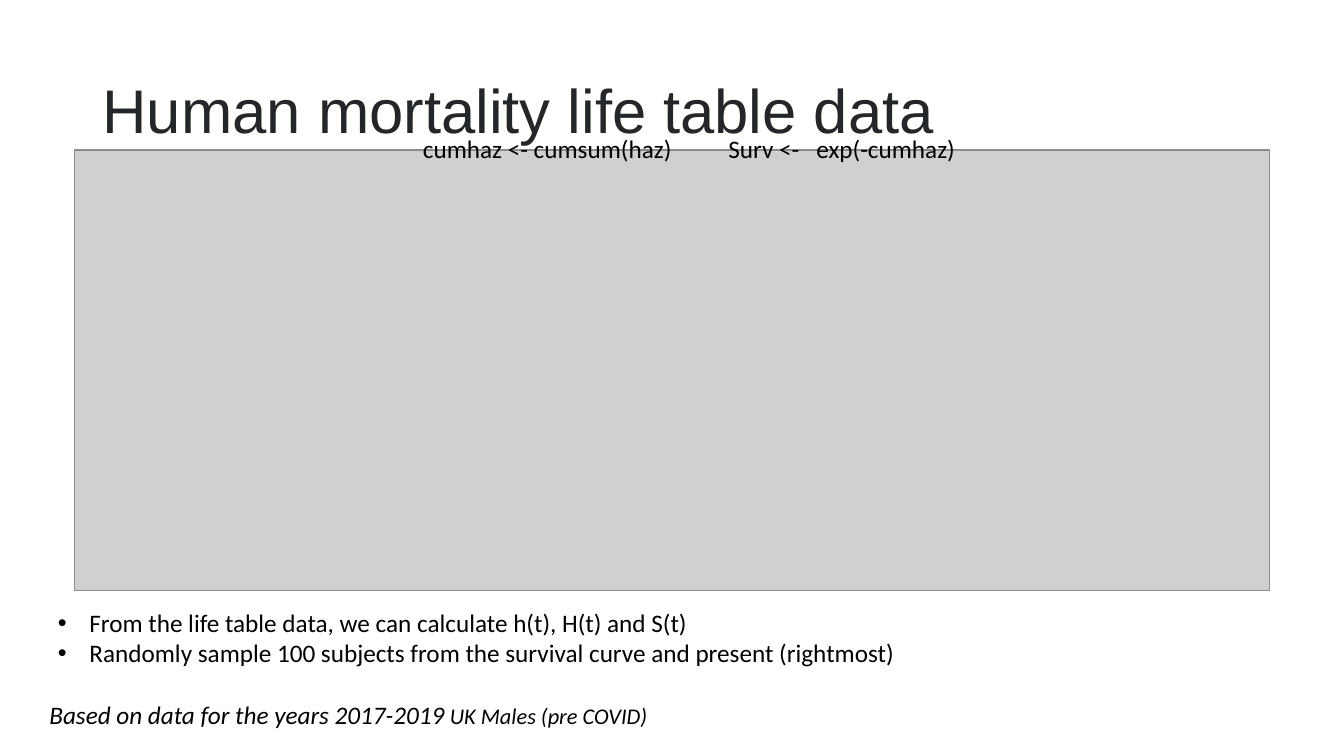
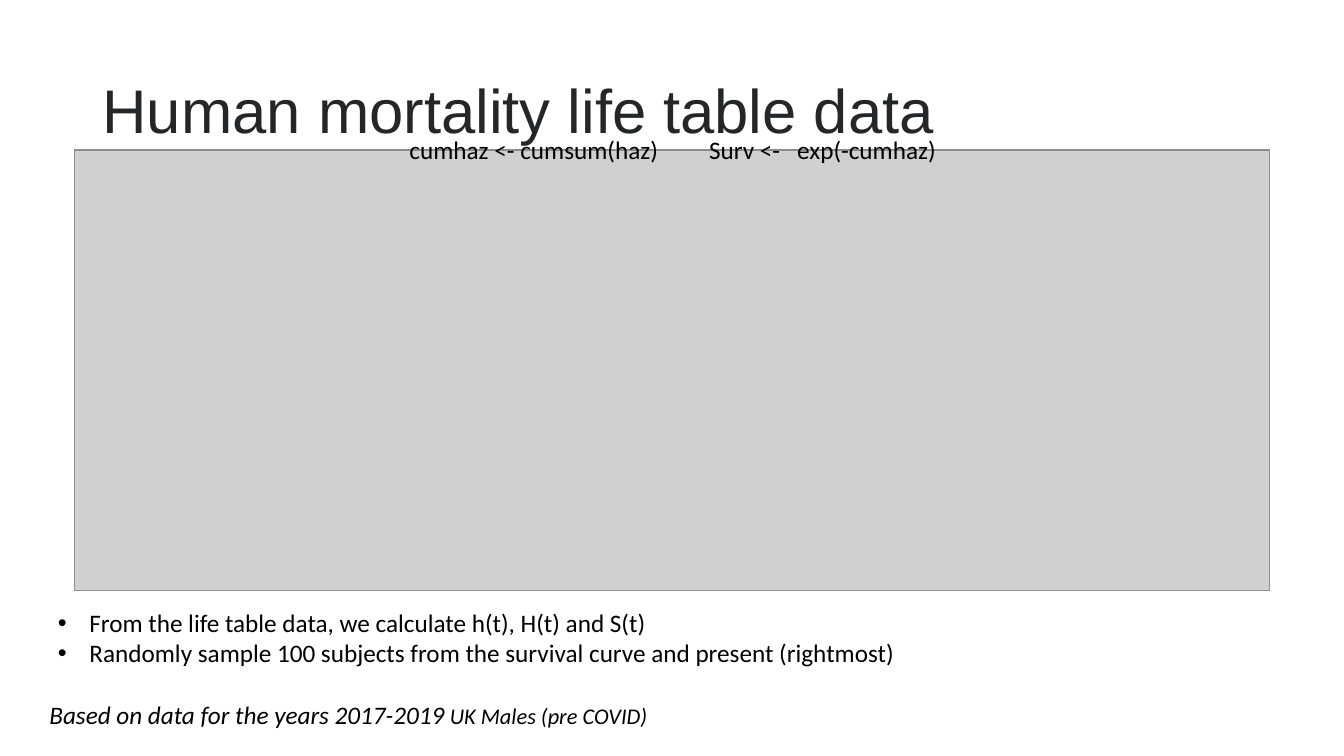
Before and after one commit to eamonn2014/survival-presentation, a slide deck: slide 19 of Survival Presentation April 2021.odp (slide 18 before the commit). Drawn at 1344x756 pixels with LibreOffice and Linux fonts; fonts in the diff are those of the drawing; grey boxes stand for pictures. Boxes give left, top, right and bottom in pixels: in the first picture for what was removed or moved away, otherwise in the second. Text is boxed around its words. In the diff, an @@ line names an element or a change of style, - is before the commit and + after.

```diff
--- a/Survival Presentation April 2021.odp
+++ b/Survival Presentation April 2021.odp
@@ text "cumhaz <- cumsum(haz) Surv <- ..." rewrapped from [423,137,954,162] to [409,138,935,163] @@
@@ text at [89,613,645,636]: text changed @@
-• From the life table data, we can calculate h(t), H(t) and S(t)
+• From the life table data, we calculate h(t), H(t) and S(t)
```
Also in this commit, not shown: 3 other slides changed, 1 slide added, 1 other file.
